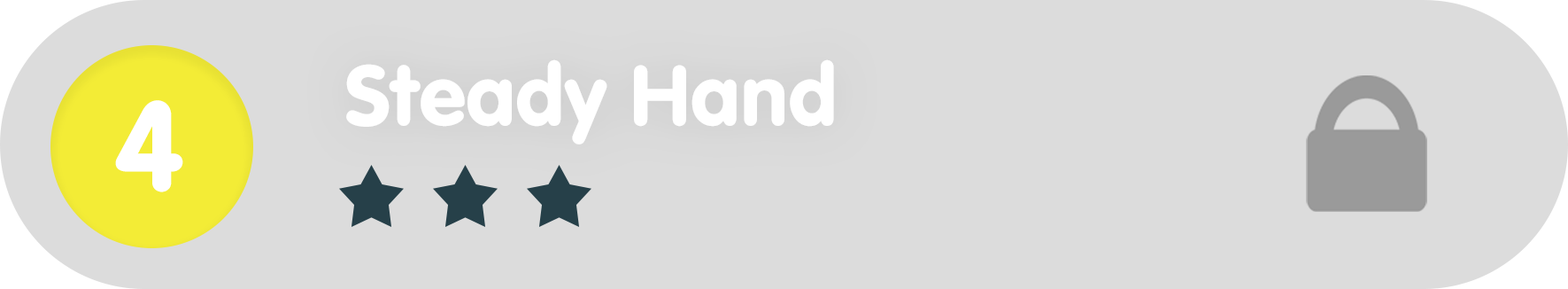
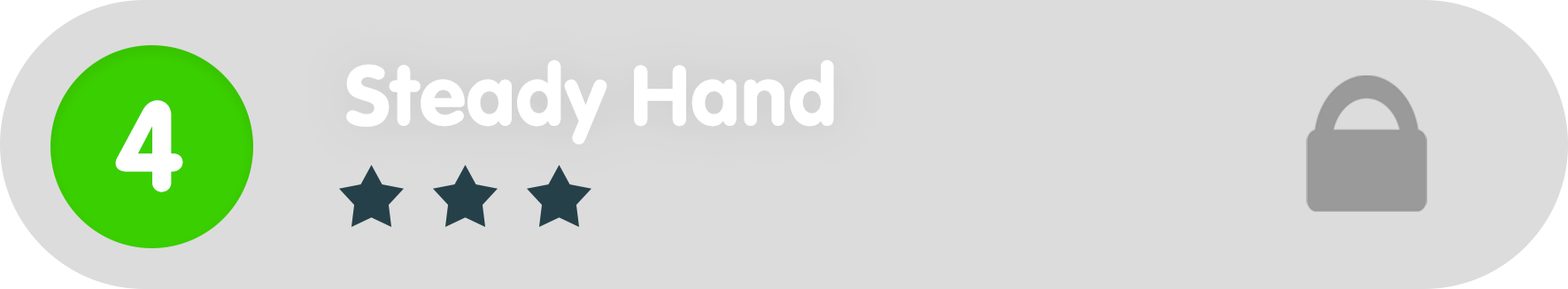
Layers edited between the first and the second w=1568, h=289 image:
painted on "Ellipse_green" over (50, 45, 254, 248)
